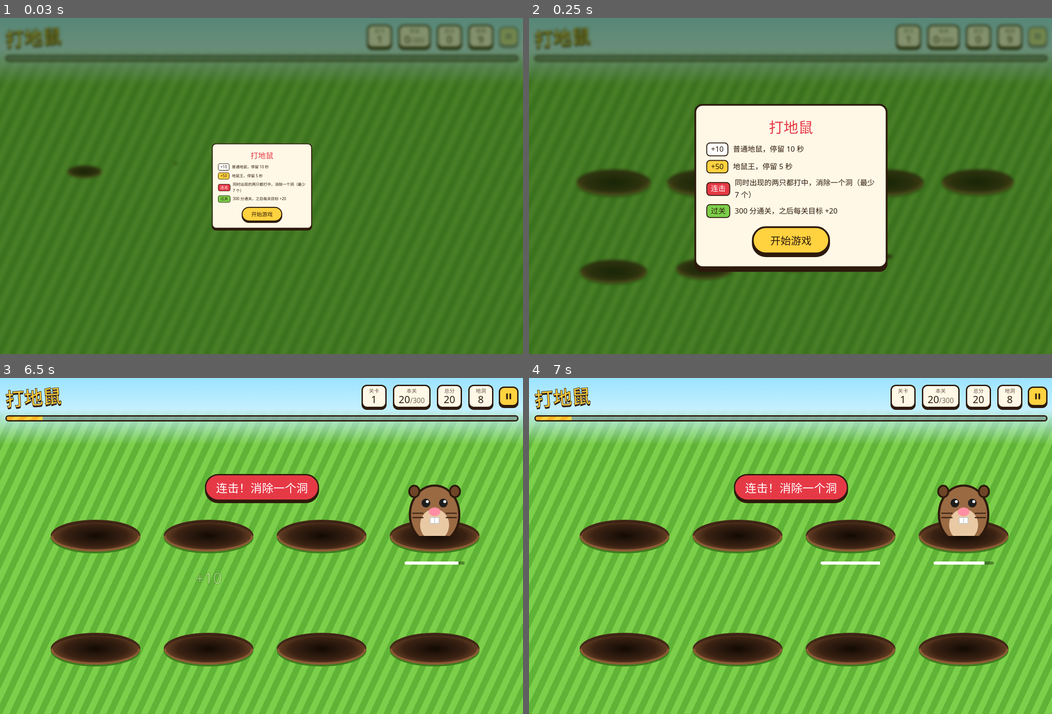
Above: before the commit, frames 1-4 (two rows, left to right).
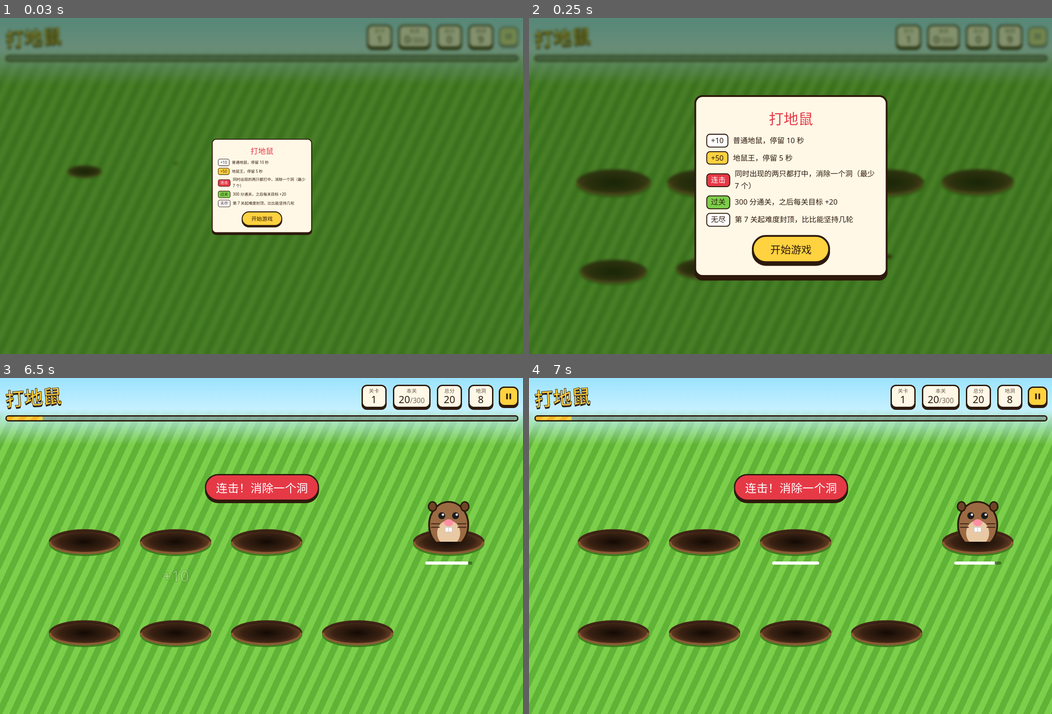
Above: after the commit, the same moments.

Repository: jiyong/qukoi-games
Game: browser game, page games/dadishu/index.html
Two runs of this game, one before a commit and one after it. Both use one fixed random seed, a clock stepped at 60 frames per second and the inputs below.
Inputs (mouse positions are in pixels of both pictures, inside the frame that each line leads up to):
- Up to frame 1 (0.03 s): no input
- Up to frame 2 (0.25 s): no input
- Up to frame 3 (6.5 s): click "开始游戏" at 0.27 s; click (355, 603) at 1.27 s; click "地洞 4" at 1.87 s; click "暂停" at 2.02 s; click "继续" at 2.47 s; click (449, 512) at 3.07 s; click (266, 603) at 3.67 s; click (177, 542) at 4.27 s; click "暂停" at 4.52 s; click "继续" at 4.87 s; click "地洞 5" at 5.47 s; click (177, 653) at 6.07 s
- Up to frame 4 (7 s): click "地洞 1" at 6.67 s

The runs differ from the first frame. In frame 1, 2.0% of the frame differs, in the area x 40-60%, y 35-65%; in frame 2, 6.6%; in frame 3, 14%; in frame 4, 15%, in the area x 9-93%, y 31-86%.

Commit message:
fix: dadishu

Diff:
--- a/games.json
+++ b/games.json
@@ -1,5 +1,5 @@
 {
-  "generated": "2026-11-08T02:34:04.900Z",
+  "generated": "2026-11-08T03:08:21.289Z",
   "games": [
     {
       "id": "dadishu",
--- a/games/dadishu/game.js
+++ b/games/dadishu/game.js
@@ -8,11 +8,15 @@
   const KING_CHANCE = 0.12;
   const SPAWN_DELAY = [350, 1100];
   const FIRST_SPAWN_DELAY = 600;
+  // Holes and stay times hit their caps here; later levels only raise the target.
+  const ENDLESS_FROM = 7;
 
   function levelConfig(level) {
     const n = level - 1;
     return {
       level,
+      endless: level >= ENDLESS_FROM,
+      round: Math.max(0, level - ENDLESS_FROM + 1),
       holes: Math.min(9 + n * 3, MAX_HOLES),
       stay: {
         normal: Math.max(10000 - n * 1500, 2000),
@@ -137,7 +141,7 @@
     };
   }
 
-  const api = { createGame, levelConfig, MAX_MOLES, MIN_HOLES, SCORE };
+  const api = { createGame, levelConfig, MAX_MOLES, MIN_HOLES, SCORE, ENDLESS_FROM };
   if (typeof module !== 'undefined' && module.exports) module.exports = api;
   else root.Whack = api;
 })(typeof window !== 'undefined' ? window : globalThis);
--- a/games/dadishu/game.test.js
+++ b/games/dadishu/game.test.js
@@ -34,6 +34,17 @@
   assert.ok(b.stay.king < a.stay.king);
   assert.equal(b.target, 320);
   assert.equal(levelConfig(3).target, 340);
+});
+
+test('endless mode starts at level 7 where holes and stay times are capped', () => {
+  assert.equal(levelConfig(6).endless, false);
+  const [l7, l9] = [levelConfig(7), levelConfig(9)];
+  assert.equal(l7.endless, true);
+  assert.equal(l7.round, 1);
+  assert.equal(l9.round, 3);
+  assert.equal(l9.holes, l7.holes);
+  assert.deepEqual(l9.stay, l7.stay);
+  assert.equal(l9.target, l7.target + 40);
 });
 
 test('never more than two moles at once', () => {
--- a/games/dadishu/index.html
+++ b/games/dadishu/index.html
@@ -43,6 +43,7 @@
           <li><span class="chip gold">+50</span>地鼠王，停留 5 秒</li>
           <li><span class="chip red">连击</span>同时出现的两只都打中，消除一个洞（最少 7 个）</li>
           <li><span class="chip green">过关</span>300 分通关，之后每关目标 +20</li>
+          <li><span class="chip">无尽</span>第 7 关起难度封顶，比比能坚持几轮</li>
         </ul>
       </div>
       <button id="ov-btn" class="btn" type="button">开始游戏</button>
--- a/games/dadishu/ui.js
+++ b/games/dadishu/ui.js
@@ -6,7 +6,6 @@
   const overlay = $('overlay');
   const holeEls = new Map();
   const WHACK_MS = 260;
-  const GONE_MS = 380;
 
   const game = Whack.createGame({ onEvent: (type, data) => handlers[type] && handlers[type](data) });
 
@@ -21,8 +20,9 @@
     return best;
   }
 
+  // Count every grid cell, including removed holes, so the board never reflows mid-level.
   function layout() {
-    const n = holeEls.size;
+    const n = board.children.length;
     if (!n) return;
     const cols = bestCols(n);
     board.style.setProperty('--cols', cols);
@@ -38,6 +38,7 @@
       el.classList.add('enter');
       el.style.animationDelay = `${i * 30}ms`;
       el.setAttribute('aria-label', `地洞 ${i + 1}`);
+      el.dataset.label = `地洞 ${i + 1}`;
       holeEls.set(id, el);
       board.append(el);
     });
@@ -62,7 +63,8 @@
 
   function renderHud() {
     const s = game.state;
-    $('level').textContent = s.level;
+    const cfg = Whack.levelConfig(s.level || 1);
+    $('level').textContent = cfg.endless ? `无尽${cfg.round}` : s.level;
     $('score').textContent = s.score;
     $('target').textContent = s.target;
     $('total').textContent = s.total;
@@ -74,11 +76,14 @@
 
   function lowerMole(el) {
     el.classList.remove('up', 'king', 'whacked');
-    el.setAttribute('aria-label', '地洞');
+    el.setAttribute('aria-label', el.dataset.label);
   }
 
   const handlers = {
-    level() { buildBoard(game.state.holes); },
+    level({ level }) {
+      buildBoard(game.state.holes);
+      if (level === Whack.ENDLESS_FROM) toast('进入无尽模式');
+    },
     spawn(m) {
       const el = holeEls.get(m.holeId);
       el.style.setProperty('--stay', `${m.expiresAt - m.bornAt}ms`);
@@ -103,17 +108,22 @@
       toast('连击！消除一个洞');
       const el = holeEls.get(holeId);
       el.classList.add('gone');
+      el.setAttribute('aria-hidden', 'true');
+      el.tabIndex = -1;
       holeEls.delete(holeId);
-      setTimeout(() => { el.remove(); layout(); }, GONE_MS);
       renderHud();
     },
     clear({ level, score, total }) {
       Sfx.clear();
       holeEls.forEach((el) => { if (!el.classList.contains('whacked')) lowerMole(el); });
+      const cur = Whack.levelConfig(level);
       const next = Whack.levelConfig(level + 1);
-      showOverlay(`第 ${level} 关通过`,
-        `<div class="big">${score} 分</div>总分 ${total}<br>下一关：${next.holes} 个洞，目标 ${next.target} 分`,
-        '下一关', () => game.nextLevel(performance.now()));
+      const title = cur.endless ? `无尽第 ${cur.round} 轮通过` : `第 ${level} 关通过`;
+      const nextText = next.endless
+        ? `无尽第 ${next.round} 轮：难度已满，目标 ${next.target} 分`
+        : `下一关：${next.holes} 个洞，目标 ${next.target} 分`;
+      showOverlay(title, `<div class="big">${score} 分</div>总分 ${total}<br>${nextText}`,
+        next.endless && !cur.endless ? '进入无尽模式' : '下一关', () => game.nextLevel(performance.now()));
       $('pause').disabled = true;
     },
   };
Binary file changed: thumbs/dadishu.jpg
